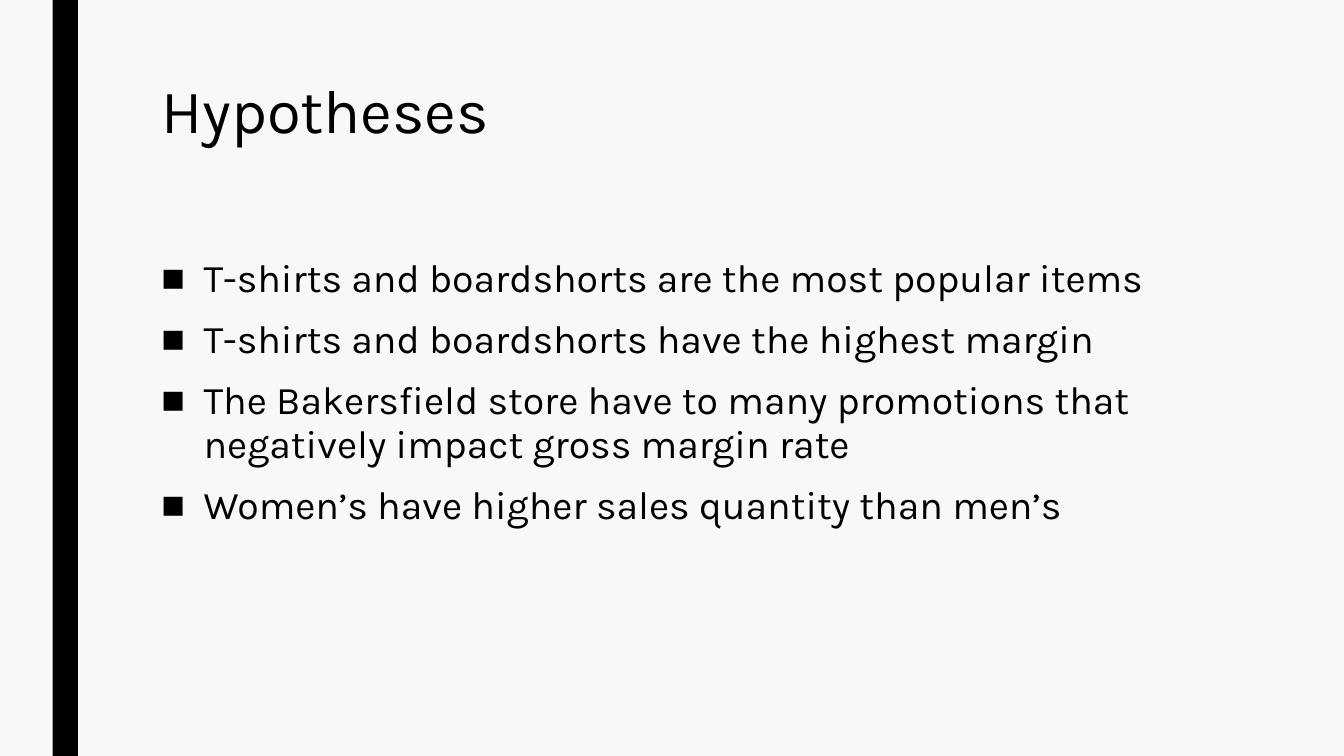
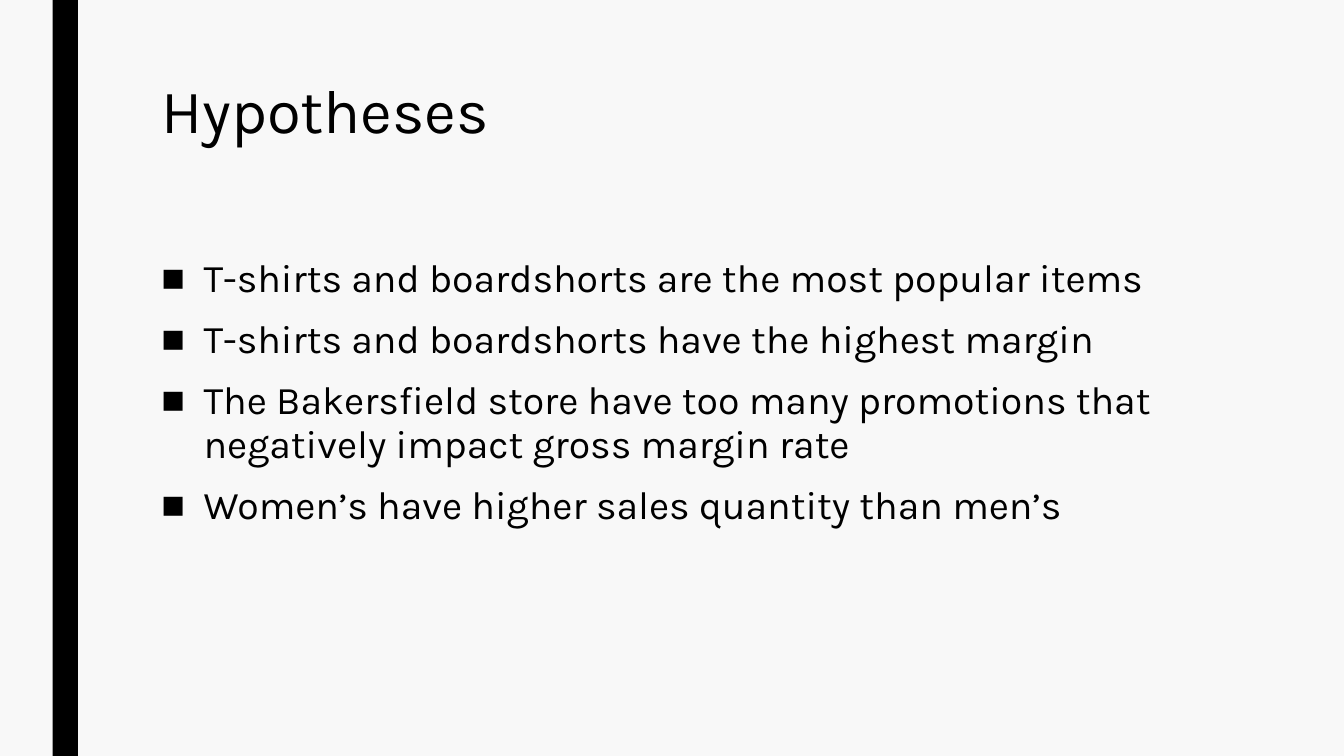
Before and after one commit to elfiehu/Butterfly-Sharp-Shooters, a slide deck: slide 3 of Hurley Butterfly Sharp Shooters.pptx. Drawn at 1344x756 pixels with LibreOffice and Linux fonts; fonts in the diff are those of the drawing. Boxes give left, top, right and bottom in pixels: in the first picture for what was removed or moved away, otherwise in the second. Text is boxed around its words. In the diff, an @@ line names an element or a change of style, - is before the commit and + after.

```diff
--- a/Hurley Butterfly Sharp Shooters.pptx
+++ b/Hurley Butterfly Sharp Shooters.pptx
@@ text at (204,387,1151,468): text changed @@
-■ The Bakersfield store have to many promotions that negatively impact gross margin rate
+■ The Bakersfield store have too many promotions that negatively impact gross margin rate
```
Also in this commit, not shown: 2 other slides changed.
